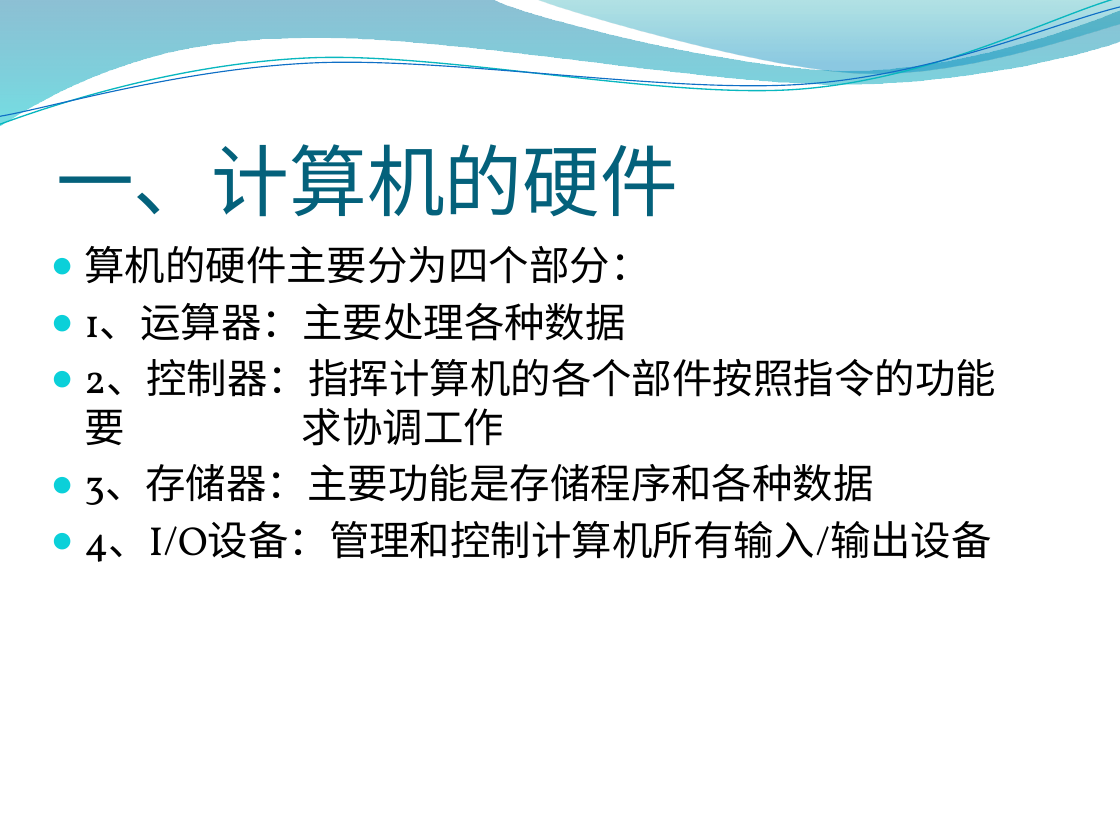
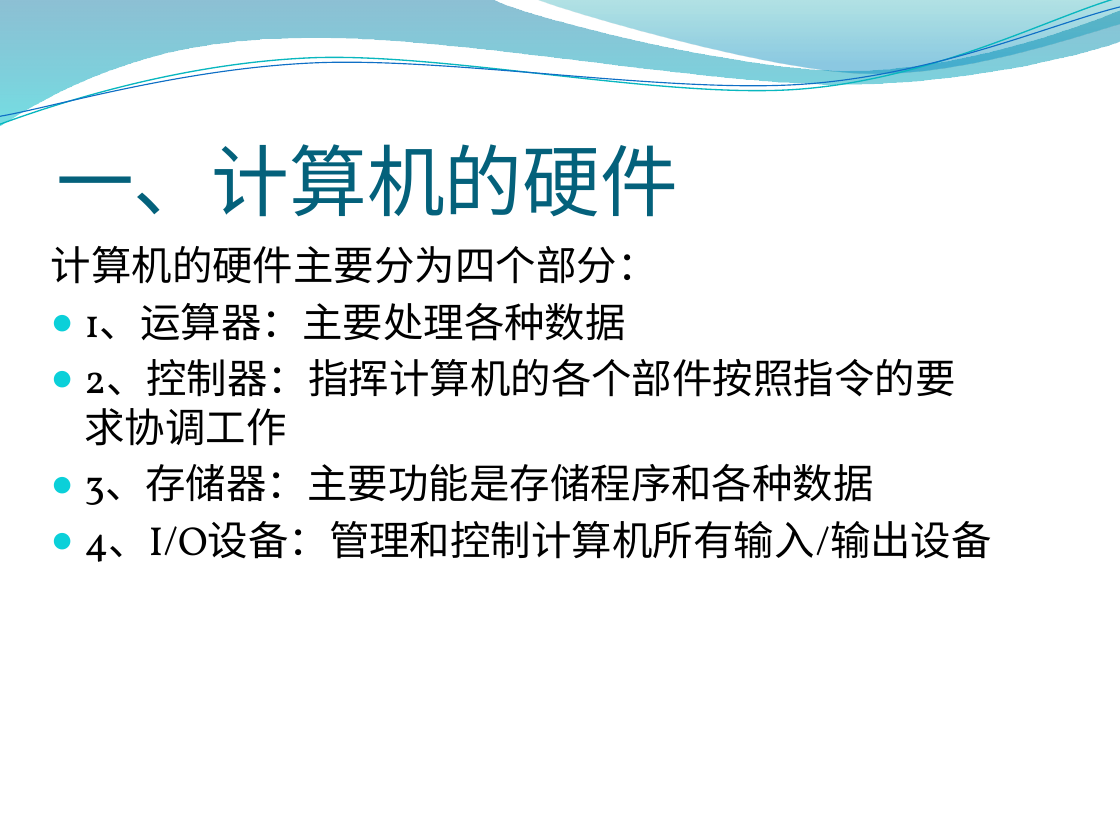
Before and after one commit to ciec20151104708/Computer-system-basis-, a slide deck: slide 3 of 深入理解计算机系统.pptx. Drawn at 1120x840 pixels with LibreOffice and Linux fonts; fonts in the diff are those of the drawing; background and template pictures are left out. Boxes give left, top, right and bottom in pixels: in the first picture for what was removed or moved away, otherwise in the second. Text is boxed around its words. In the diff, an @@ line names an element or a change of style, - is before the commit and + after.

```diff
--- a/深入理解计算机系统.pptx
+++ b/深入理解计算机系统.pptx
@@ text at (51, 246, 658, 284): text changed @@
-● 算机的硬件主要分为四个部分：
+计算机的硬件主要分为四个部分：
@@ text at (84, 359, 955, 446): text changed @@
-● 2、控制器：指挥计算机的各个部件按照指令的功能要 求协调工作
+● 2、控制器：指挥计算机的各个部件按照指令的要 求协调工作
```
Also in this commit, not shown: 3 other slides changed.
